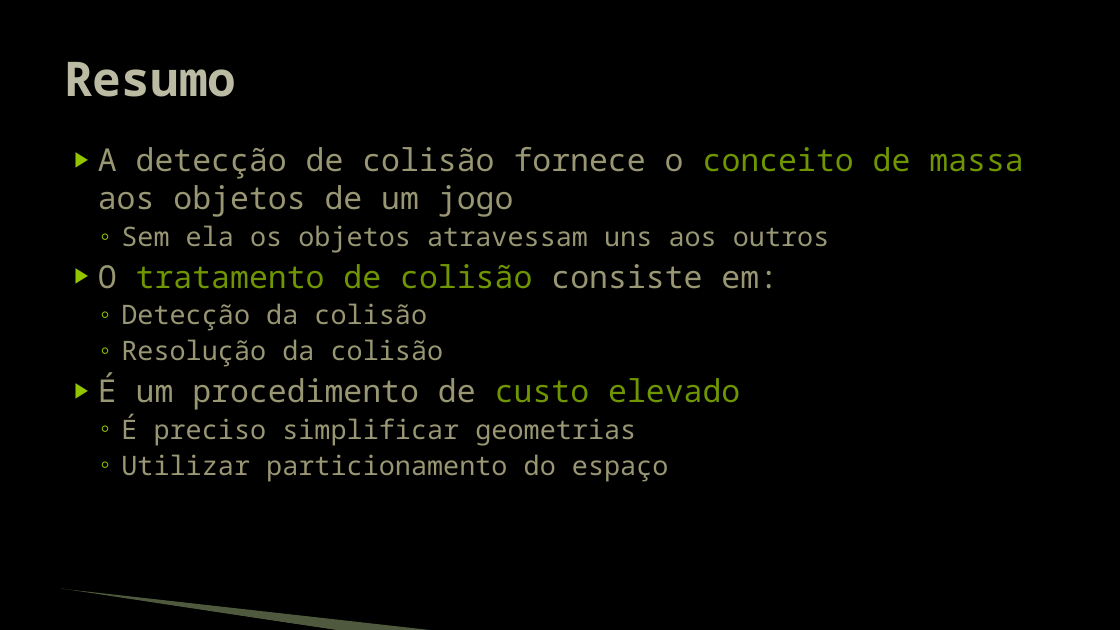
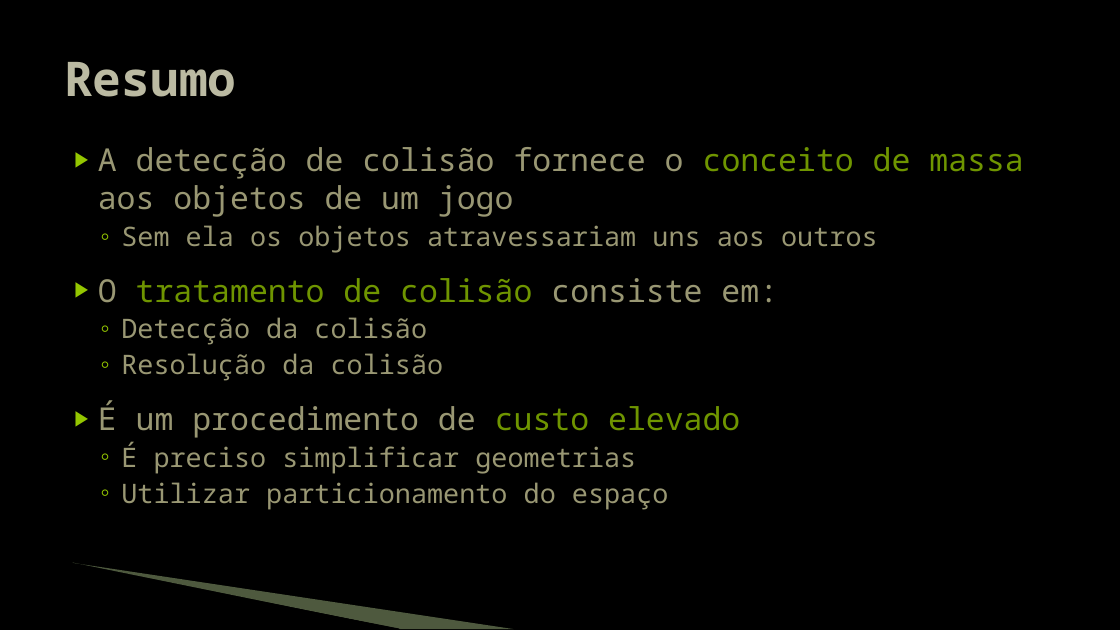
Before and after one commit to JudsonSS/Jogos, a slide deck: slide 20 of Slides/10. Detecção de Colisão.pptx (slide 18 before the commit). Drawn at 1120x630 pixels with LibreOffice and Linux fonts; fonts in the diff are those of the drawing; background and template pictures are left out. Boxes give left, top, right and bottom in pixels: in the first picture for what was removed or moved away, otherwise in the second. Text is boxed around its words. In the diff, an @@ line names an element or a change of style, - is before the commit and + after.

```diff
--- a/Slides/10. Detecção de Colisão.pptx
+++ b/Slides/10. Detecção de Colisão.pptx
@@ text at box(121, 225, 878, 253): text changed @@
-  ◦ Sem ela os objetos atravessam uns aos outros
+  ◦ Sem ela os objetos atravessariam uns aos outros
@@ text at box(121, 353, 444, 381): more space between paragraphs @@
@@ freeform shape: place and size @@
-freeform shape at box(60, 590, 340, 630)
+freeform shape at box(71, 565, 400, 629)
@@ freeform shape: place and size @@
-freeform shape at box(61, 589, 437, 630)
+freeform shape at box(73, 563, 514, 629)
```
Also in this commit, not shown: 17 other slides changed, 2 slides added.
